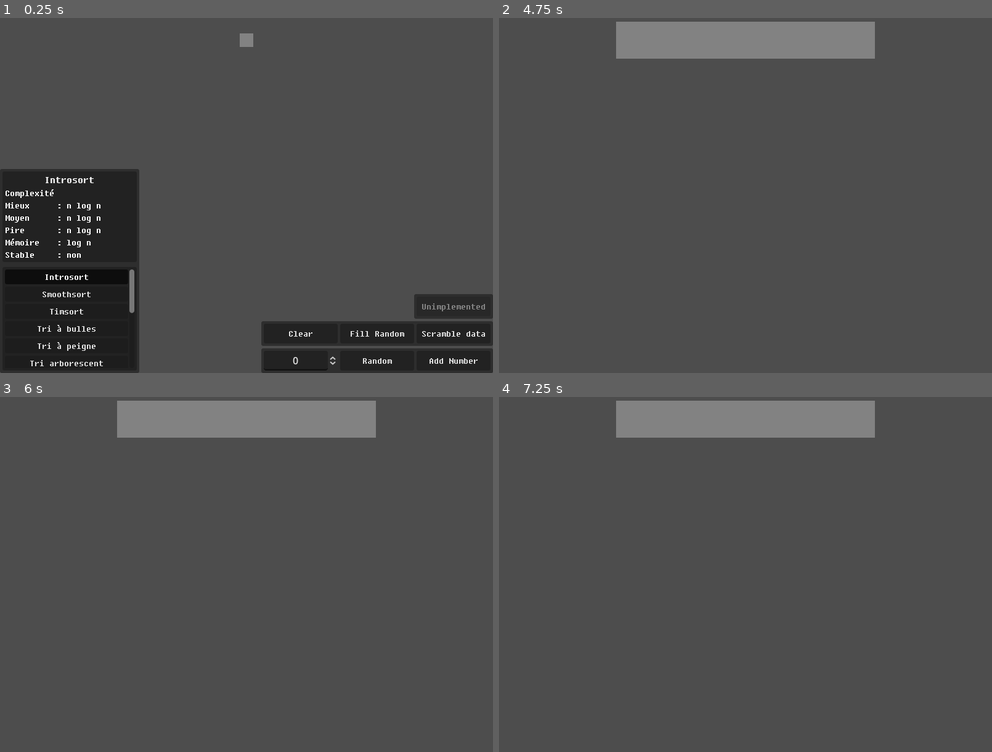
Above: before the commit, frames 1-4 (two rows, left to right).
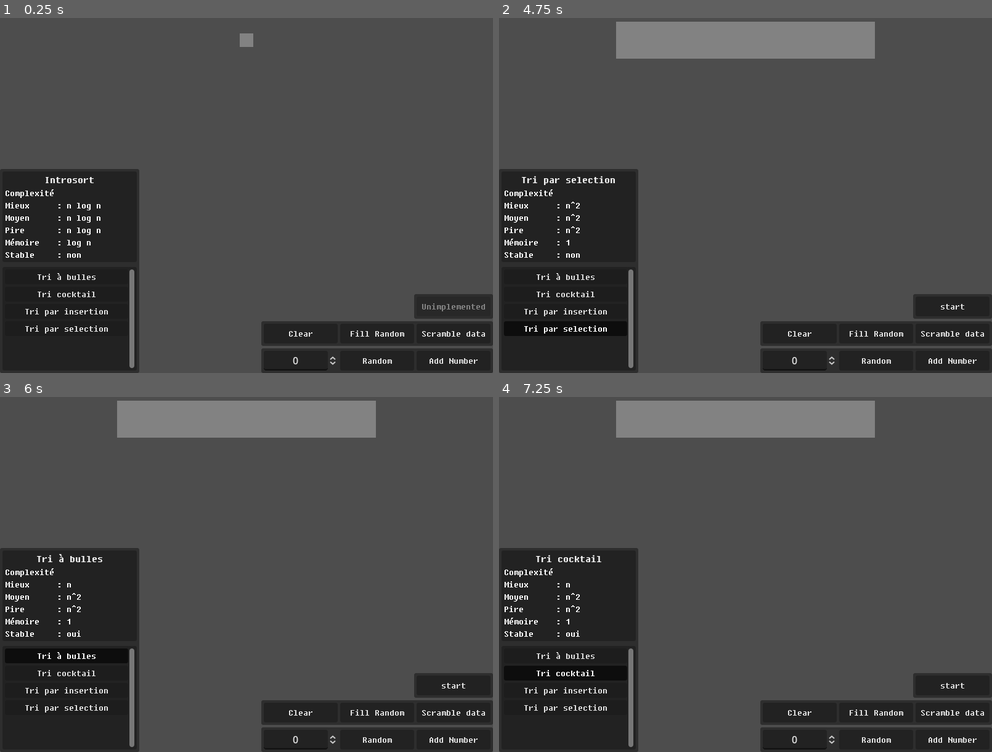
Above: after the commit, the same moments.

Repository: Mo-BiuS/AllSortOfSort
Game: Godot game, scene res://Main.tscn
The game is run twice, just before and just after one commit, with the same random seed, the same clock (stepped at 60 frames per second) and the same inputs.
Inputs (mouse positions are in pixels of both pictures, inside the frame that each line leads up to):
- Up to frame 1 (0.25 s): no input
- Up to frame 2 (4.75 s): click (568, 330) at 0.5 s, where only the run after the commit has a clickable "Tri par selection"; click "start" at 1.25 s; tap Enter at 2, 3.5 s; tap Space at 2.75, 4.25 s
- Up to frame 3 (6 s): click (453, 684) at 5 s, where only the run after the commit has a clickable "start"; click (69, 656) at 5.75 s, where only the run after the commit has a clickable "Tri à bulles"
- Up to frame 4 (7.25 s): click (568, 673) at 6.5 s, where only the run after the commit has a clickable "Tri cocktail"

The runs differ from the first frame. In frame 1, 0.6% of the frame differs, in the area x 5-28%, y 71-99%; in frame 2, 24%; in frame 3, 24%; in frame 4, 24%, in the area x 0-100%, y 42-100%.
Error before the commit: Out of bounds get index '0' (on base: 'Array[Node]') (res://src/item/ArrayArea.gd:106)

Commit message:
tri sélection

Diff:
--- a/Main.gd
+++ b/Main.gd
@@ -40,13 +40,11 @@
 	solver.mainArray = arrayArea
 	solver.main = self
 
-	arrayArea.setSpeed(0.5)
 	solveCanvas.hide()
 	inputCanvas.hide()
 	solving = true
 
 func done():
-	arrayArea.setSpeed(1)
 	solveCanvas.show()
 	inputCanvas.show()
 	solver.set_script(null)
--- a/Main.tscn
+++ b/Main.tscn
@@ -159,6 +159,7 @@
 script = ExtResource("1_lmwsi")
 
 [node name="Introsort" type="Button" parent="SortCanvas/PanelContainer/MarginContainer/VBoxContainer/PanelContainer2/MarginContainer/ScrollContainer/SortList"]
+visible = false
 layout_mode = 2
 theme_override_fonts/font = ExtResource("2_l3a58")
 theme_override_styles/focus = SubResource("StyleBoxEmpty_856yr")
@@ -166,12 +167,14 @@
 text = "Introsort"
 
 [node name="Smoothsort" type="Button" parent="SortCanvas/PanelContainer/MarginContainer/VBoxContainer/PanelContainer2/MarginContainer/ScrollContainer/SortList"]
+visible = false
 layout_mode = 2
 theme_override_fonts/font = ExtResource("2_l3a58")
 theme_override_styles/focus = SubResource("StyleBoxEmpty_856yr")
 text = "Smoothsort"
 
 [node name="Timsort" type="Button" parent="SortCanvas/PanelContainer/MarginContainer/VBoxContainer/PanelContainer2/MarginContainer/ScrollContainer/SortList"]
+visible = false
 layout_mode = 2
 theme_override_fonts/font = ExtResource("2_l3a58")
 theme_override_styles/focus = SubResource("StyleBoxEmpty_856yr")
@@ -184,12 +187,14 @@
 text = "Tri à bulles"
 
 [node name="TriPeigne" type="Button" parent="SortCanvas/PanelContainer/MarginContainer/VBoxContainer/PanelContainer2/MarginContainer/ScrollContainer/SortList"]
+visible = false
 layout_mode = 2
 theme_override_fonts/font = ExtResource("2_l3a58")
 theme_override_styles/focus = SubResource("StyleBoxEmpty_856yr")
 text = "Tri à peigne"
 
 [node name="TriArborescent" type="Button" parent="SortCanvas/PanelContainer/MarginContainer/VBoxContainer/PanelContainer2/MarginContainer/ScrollContainer/SortList"]
+visible = false
 layout_mode = 2
 theme_override_fonts/font = ExtResource("2_l3a58")
 theme_override_styles/focus = SubResource("StyleBoxEmpty_856yr")
@@ -202,18 +207,21 @@
 text = "Tri cocktail"
 
 [node name="TriShell" type="Button" parent="SortCanvas/PanelContainer/MarginContainer/VBoxContainer/PanelContainer2/MarginContainer/ScrollContainer/SortList"]
+visible = false
 layout_mode = 2
 theme_override_fonts/font = ExtResource("2_l3a58")
 theme_override_styles/focus = SubResource("StyleBoxEmpty_856yr")
 text = "Tri de Shell"
 
 [node name="TriFusion" type="Button" parent="SortCanvas/PanelContainer/MarginContainer/VBoxContainer/PanelContainer2/MarginContainer/ScrollContainer/SortList"]
+visible = false
 layout_mode = 2
 theme_override_fonts/font = ExtResource("2_l3a58")
 theme_override_styles/focus = SubResource("StyleBoxEmpty_856yr")
 text = "Tri fusion"
 
 [node name="TriPairImpair" type="Button" parent="SortCanvas/PanelContainer/MarginContainer/VBoxContainer/PanelContainer2/MarginContainer/ScrollContainer/SortList"]
+visible = false
 layout_mode = 2
 theme_override_fonts/font = ExtResource("2_l3a58")
 theme_override_styles/focus = SubResource("StyleBoxEmpty_856yr")
@@ -232,12 +240,14 @@
 text = "Tri par selection"
 
 [node name="TriTas" type="Button" parent="SortCanvas/PanelContainer/MarginContainer/VBoxContainer/PanelContainer2/MarginContainer/ScrollContainer/SortList"]
+visible = false
 layout_mode = 2
 theme_override_fonts/font = ExtResource("2_l3a58")
 theme_override_styles/focus = SubResource("StyleBoxEmpty_856yr")
 text = "Tri par tas"
 
 [node name="TriRapide" type="Button" parent="SortCanvas/PanelContainer/MarginContainer/VBoxContainer/PanelContainer2/MarginContainer/ScrollContainer/SortList"]
+visible = false
 layout_mode = 2
 theme_override_fonts/font = ExtResource("2_l3a58")
 theme_override_styles/focus = SubResource("StyleBoxEmpty_856yr")
--- /dev/null
+++ b/src/script/Tri par selection.gd
@@ -0,0 +1,46 @@
+extends Control
+
+var mainArray:ArrayArea
+var main
+
+const WHITE = 0;
+const GREEN = 1;
+const RED = 2;
+const YELLOW = 3;
+
+var pointer = 0;
+var parsed = 0;
+var minValue = -100
+var minPos = 0
+var waitTime = 0
+var returning = false
+
+func solve(delta):
+	if(waitTime > 0):waitTime-=delta
+	elif(mainArray.movingDone()):
+		mainArray.deselectAll()
+		mainArray.setColorAll(WHITE)
+		for i in range(0,parsed) :
+			mainArray.setColor(i,GREEN)
+		if(pointer < mainArray.getSize()):mainArray.setColor(pointer,YELLOW)
+		if(minPos < mainArray.getSize()):mainArray.setColor(minPos,RED)
+		waitTime = 0.05
+
+		if(parsed < mainArray.getSize()):
+			if(pointer == parsed):
+				minPos = pointer
+				minValue = mainArray.getValue(pointer)
+				pointer+=1
+			elif(pointer == mainArray.getSize()):
+				mainArray.insert(minPos,parsed)
+				parsed+=1;
+				pointer = parsed;
+			else:
+				if  mainArray.getValue(pointer) < minValue:
+					minValue = mainArray.getValue(pointer)
+					minPos = pointer
+				pointer+=1;
+		else:
+			mainArray.deselectAll()
+			mainArray.setColorAll(GREEN)
+			main.done()
--- a/src/ui/SortData.gd
+++ b/src/ui/SortData.gd
@@ -94,7 +94,7 @@
 			cWorst.text = ": n^2"
 			cMem.text = ": 1"
 			stable.text = ": non"
-			startButton.implemented(false)
+			startButton.implemented(true)
 		"Tri par tas":
 			cBest.text = ": n log n"
 			cMedium.text = ": n log n"
